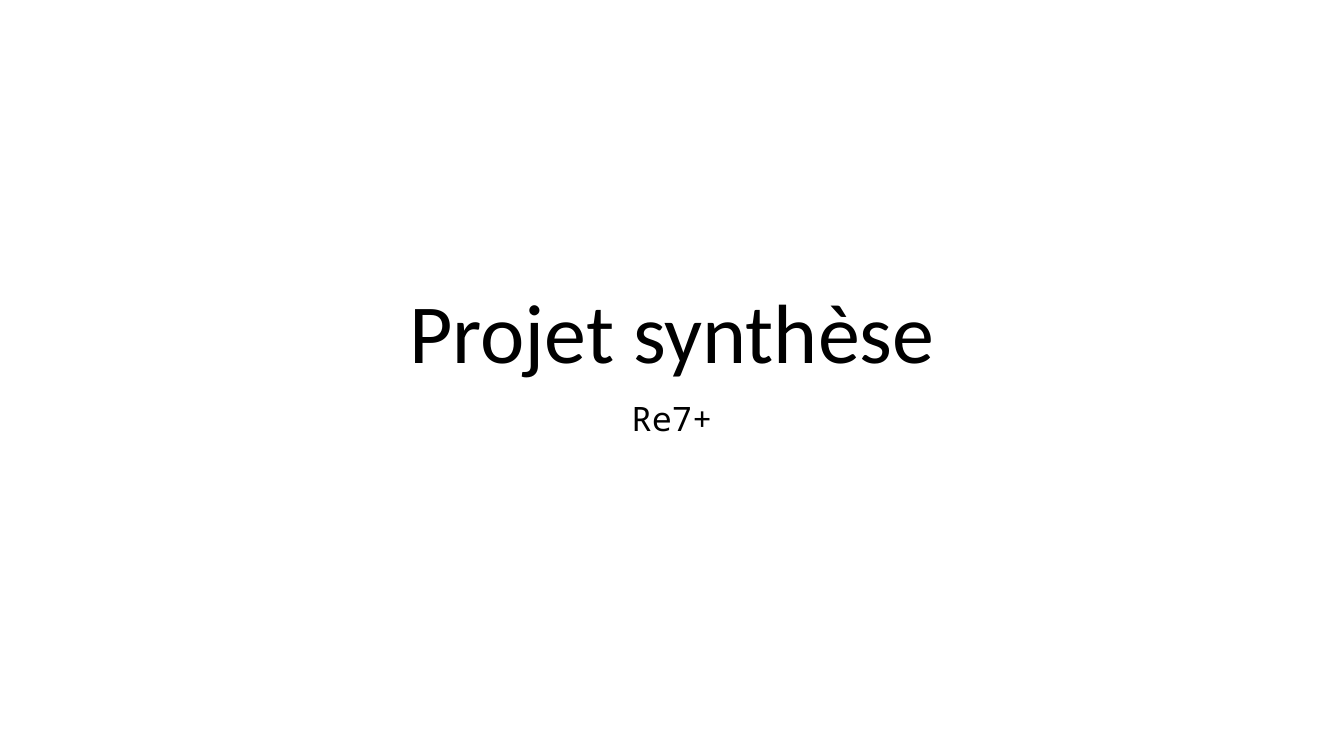
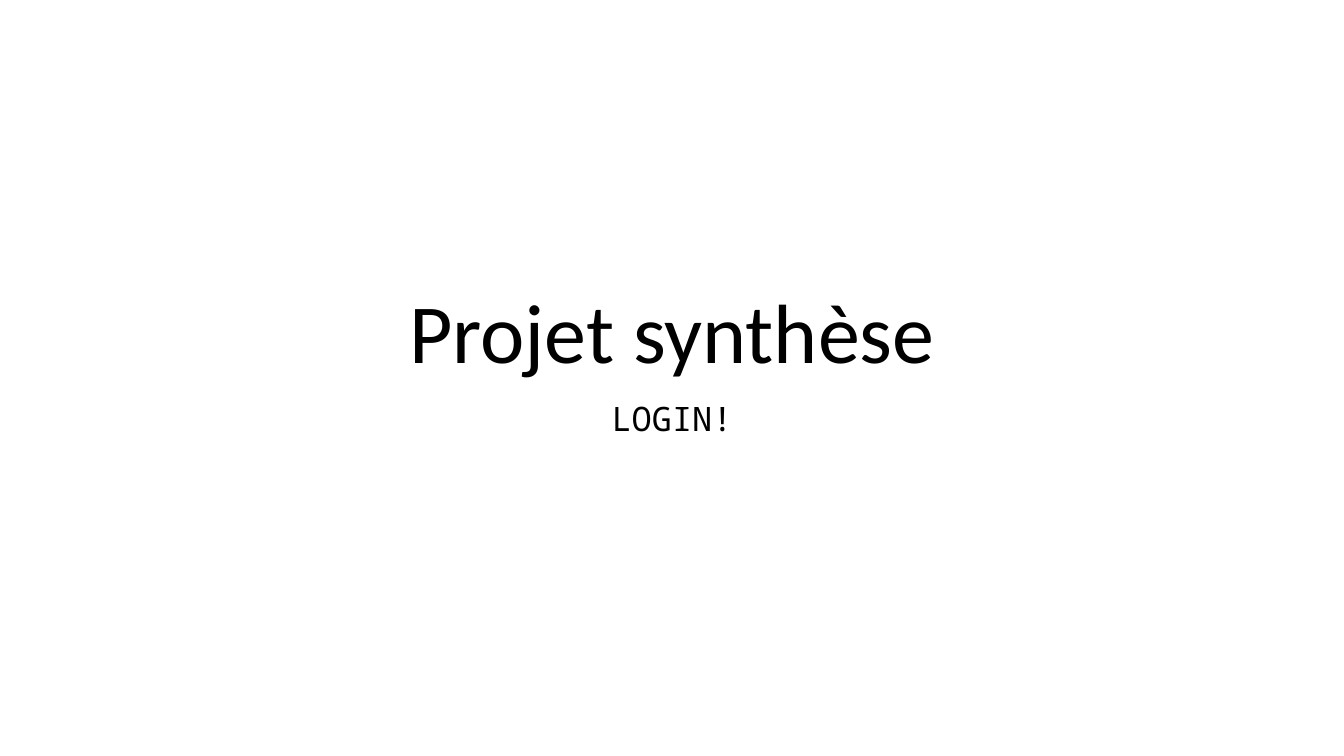
Before and after one commit to fragmatyc/SAAQ, a slide deck: slide 44 of CSS/1. Présentation/Cours CSS - v1.0.pptx (slide 33 before the commit). Drawn at 1344x756 pixels with LibreOffice and Linux fonts; fonts in the diff are those of the drawing. Boxes give left, top, right and bottom in pixels: in the first picture for what was removed or moved away, otherwise in the second. Text is boxed around its words. In the diff, an @@ line names an element or a change of style, - is before the commit and + after.

```diff
--- a/CSS/1. Présentation/Cours CSS - v1.0.pptx
+++ b/CSS/1. Présentation/Cours CSS - v1.0.pptx
@@ subtitle at [612,406,733,432]: text changed @@
-Re7+
+LOGIN!
```
Also in this commit, not shown: 3 other slides changed, 16 slides added, 4 slides removed, 6 other files.
